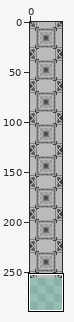
A sprite sheet gets an edit: sprites/BarElements/wall.png. The picture above shows the old version from afar; the outline marks the close-up.
Close-up. The starting point:
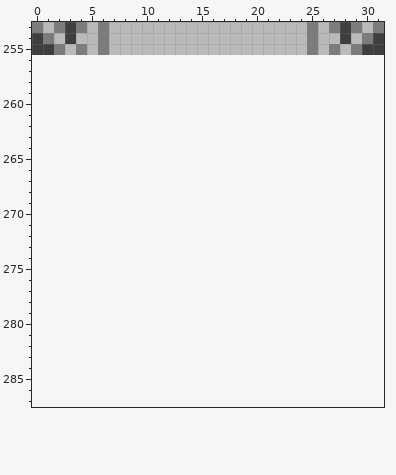
The file is 32x256 pixels. Shown: x 0..31, y 253..287. The old version is drawn lined up with the new one, on the new canvas.
Now the later version:
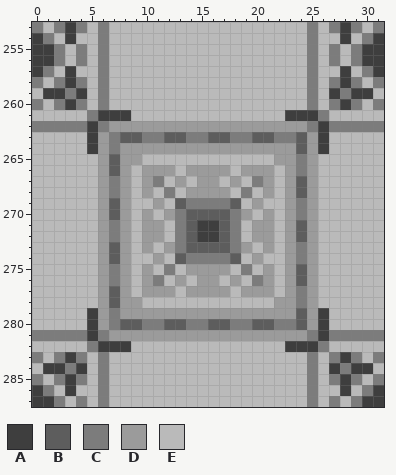
Palette (. is transparent): A #3e3e3e  B #5d5d5d  C #7c7c7c  D #9b9b9b  E #bababa
The exact change:
canvas 32x256 -> 32x288
@@ x 0..31 @@
 255 AACECECEEEEEEEEEEEEEEEEEECECECAA
-256 ................................
-257 ................................
-258 ................................
-259 ................................
-260 ................................
-261 ................................
-262 ................................
-263 ................................
-264 ................................
-265 ................................
-266 ................................
-267 ................................
-268 ................................
-269 ................................
-270 ................................
-271 ................................
-272 ................................
-273 ................................
-274 ................................
-275 ................................
-276 ................................
-277 ................................
-278 ................................
-279 ................................
-280 ................................
-281 ................................
-282 ................................
-283 ................................
-284 ................................
-285 ................................
-286 ................................
-287 ................................
+256 AACECECEEEEEEEEEEEEEEEEEECECECAA
+257 ACEAEECEEEEEEEEEEEEEEEEEECEEAECA
+258 CECACECEEEEEEEEEEEEEEEEEECECACEC
+259 EAACAECEEEEEEEEEEEEEEEEEECEACAAE
+260 CECACECEEEEEEEEEEEEEEEEEECECACEC
+261 EEEEECAAAEEEEEEEEEEEEEEAAACEEEEE
+262 CCCCCACDDDDDDDDDDDDDDDDDDCACCCCC
+263 EEEEEADCBBCCBBCCBBCCBBCCBDAEEEEE
+264 EEEEEADCDDDDDDDDDDDDDDDDBDAEEEEE
+265 EEEEEEDBDDEEEEEEEEEEEEDDCDEEEEEE
+266 EEEEEEDBDEDDDEDDDDEDDDEDCDEEEEEE
+267 EEEEEEDCDEDCEDEDDEDECDEDBDEEEEEE
+268 EEEEEEDCDEDECEDDDDECEDEDBDEEEEEE
+269 EEEEEEDBDEEDEBCCCCBEDEEDCDEEEEEE
+270 EEEEEEDBDEDEDCBBBBCDEDEDCDEEEEEE
+271 EEEEEEDCDEDDECBAABCEDDEDBDEEEEEE
+272 EEEEEEDCDEDDECBAABCEDDEDBDEEEEEE
+273 EEEEEEDBDEDEDCBBBBCDEDEDCDEEEEEE
+274 EEEEEEDBDEEDEBCCCCBEDEEDCDEEEEEE
+275 EEEEEEDCDEDECEDDDDECEDEDBDEEEEEE
+276 EEEEEEDCDEDCEDEDDEDECDEDBDEEEEEE
+277 EEEEEEDBDEDDDEDDDDEDDDEDCDEEEEEE
+278 EEEEEEDBDDEEEEEEEEEEEEDDCDEEEEEE
+279 EEEEEADCDDDDDDDDDDDDDDDDBDAEEEEE
+280 EEEEEADCBBCCBBCCBBCCBBCCBDAEEEEE
+281 CCCCCACDDDDDDDDDDDDDDDDDDCACCCCC
+282 EEEEECAAAEEEEEEEEEEEEEEAAACEEEEE
+283 CECACECEEEEEEEEEEEEEEEEEECECACEC
+284 EAACAECEEEEEEEEEEEEEEEEEECEACAAE
+285 CECACECEEEEEEEEEEEEEEEEEECECACEC
+286 ACEAEECEEEEEEEEEEEEEEEEEECEEAECA
+287 AACECECEEEEEEEEEEEEEEEEEECECECAA
Where, in picture pixels (left, top, right, bottom), the same in both close-ups:
added: (32, 55, 384, 407)
